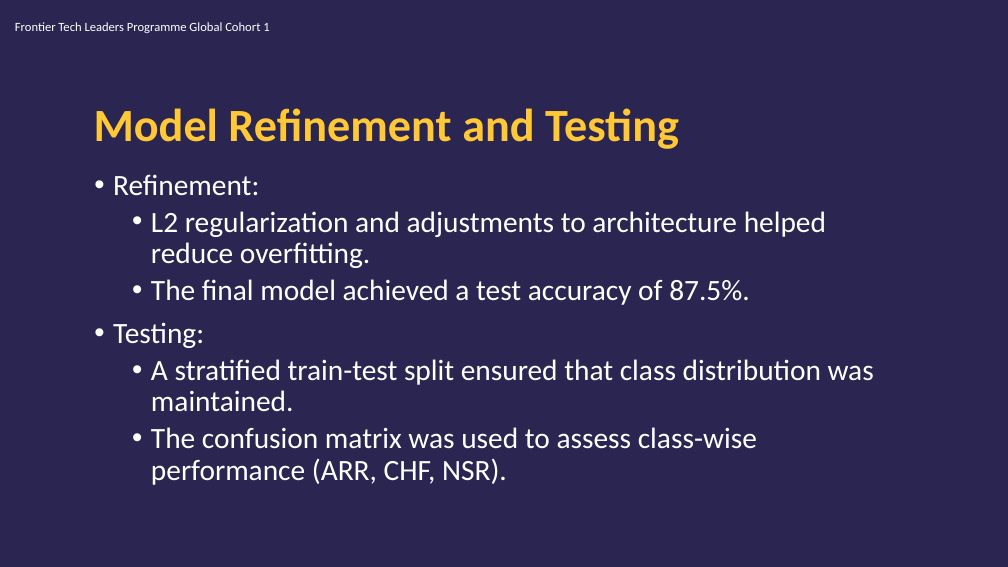
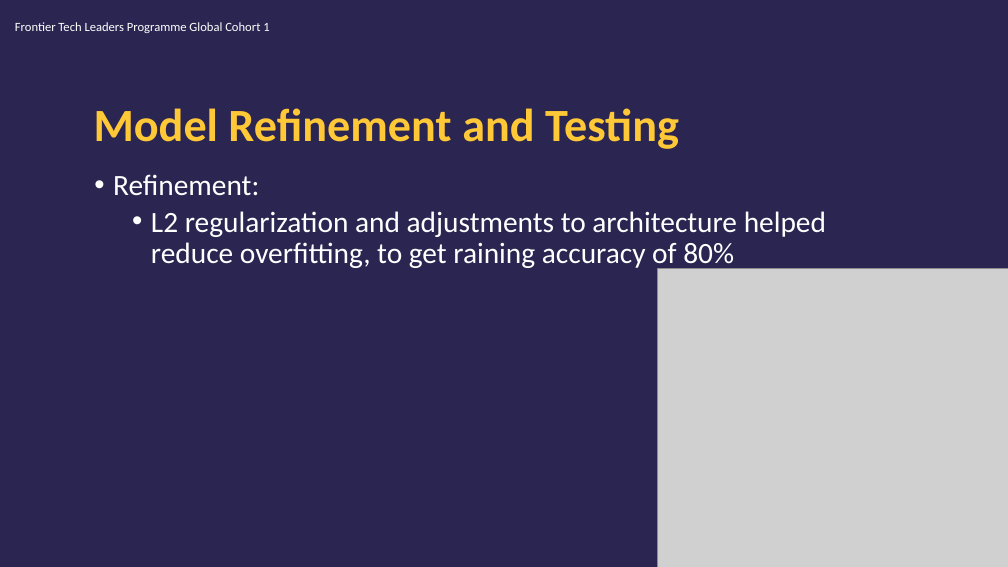
Before and after one commit to edasaruhan/FTL_Cohort3_Group12, a slide deck: slide 15 of Mosab_Aboidrees_Abdelrahman_Mohammed_Draft_Presentation.pptx (slide 14 before the commit). Drawn at 1008x567 pixels with LibreOffice and Linux fonts; fonts in the diff are those of the drawing; grey boxes stand for pictures; background and template pictures are left out. Boxes give left, top, right and bottom in pixels: in the first picture for what was removed or moved away, otherwise in the second. Text is boxed around its words. In the diff, an @@ line names an element or a change of style, - is before the commit and + after.

Commit message:
Update Presentation

```diff
--- a/Mosab_Aboidrees_Abdelrahman_Mohammed_Draft_Presentation.pptx
+++ b/Mosab_Aboidrees_Abdelrahman_Mohammed_Draft_Presentation.pptx
@@ text at (x1=151, y1=211, x2=826, y2=271): text changed @@
-  • L2 regularization and adjustments to architecture helped reduce overfitting.
-  • The final model achieved a test accuracy of 87.5%.
-• Testing:
-  • A stratified train-test split ensured that class distribution was maintained.
-  • The confusion matrix was used to assess class-wise performance (ARR, CHF, NSR).
+  • L2 regularization and adjustments to architecture helped reduce overfitting, to get raining accuracy of 80%
@@ picture added at (x1=658, y1=268, x2=1008, y2=567) @@
```
Also in this commit, not shown: 5 other slides changed, 2 slides added, 1 slide removed.
